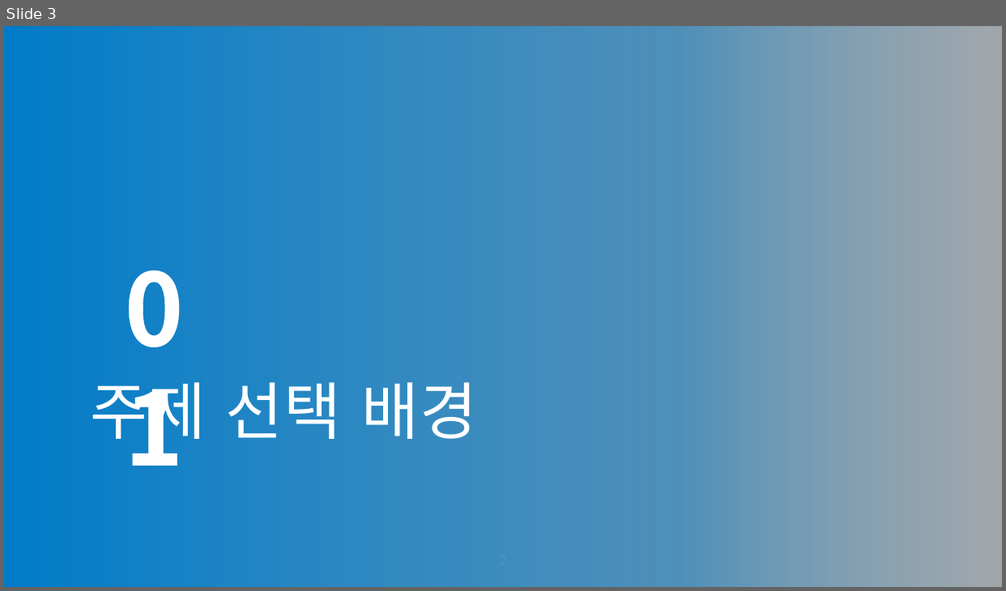
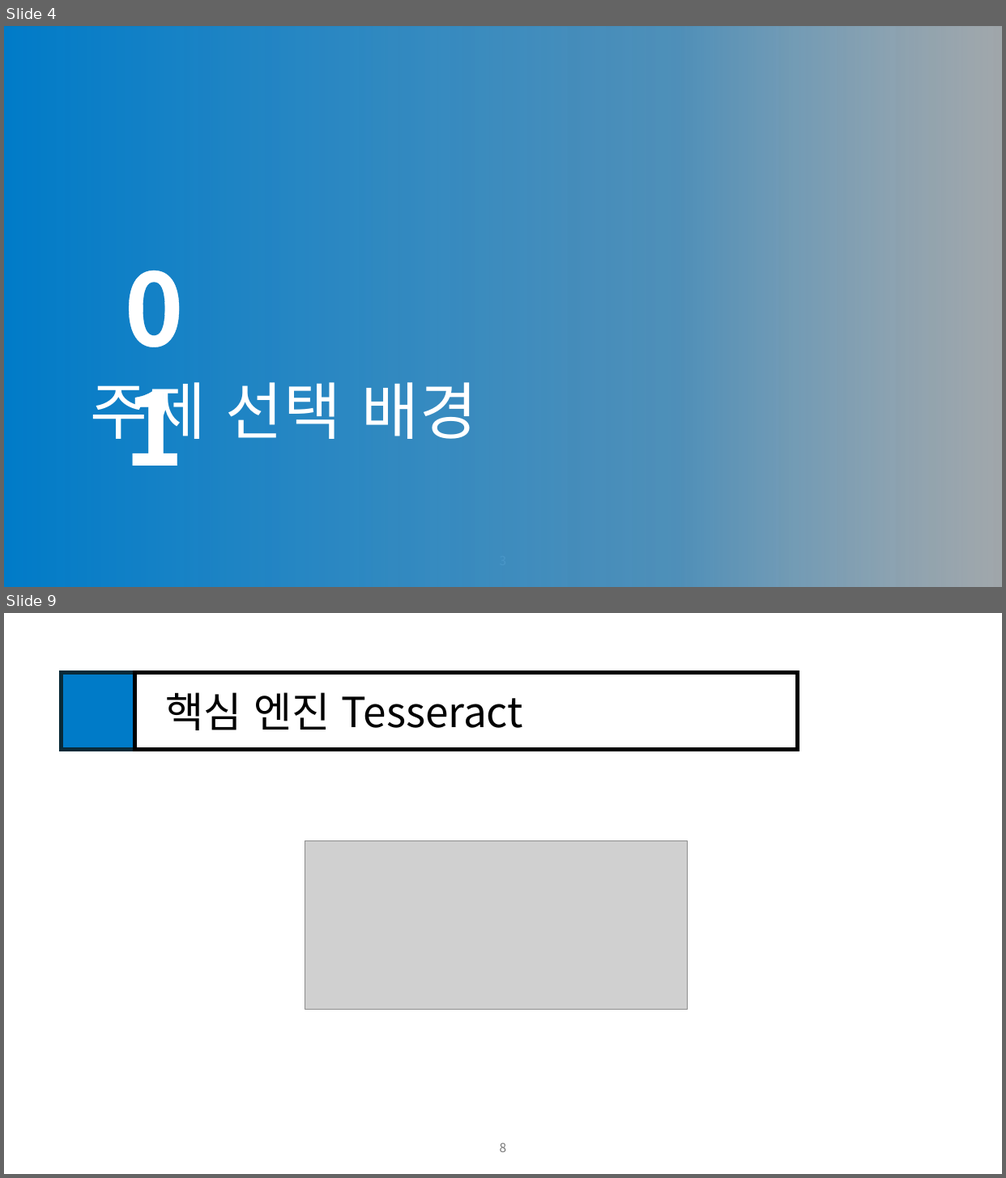
Before and after one commit to naisksh32/2nd_TechSeminar, a slide deck: PPT/진짜 준비자료.pptx. Shown one above the other, each under a label of ours: slide 3 before the commit, slides 4 and 9 after it; the slides between them are not shown. The pictures are 1006x591 and 1006x1178 pixels, drawn with LibreOffice and Linux fonts; fonts in the diff are those of the drawing; grey boxes stand for pictures; background and template pictures are left out; a plain dark background stands for a picture behind light text. Boxes give left, top, right and bottom in pixels: in the first picture for what was removed or moved away, otherwise in the second. Text is boxed around its words. In the diff, an @@ line names an element or a change of style, - is before the commit and + after.

```diff
--- a/PPT/진짜 준비자료.pptx
+++ b/PPT/진짜 준비자료.pptx
@@ slide 9 added at (4,613,1002,1174), background #FFFFFF @@
@@ rectangle added at (61,673,134,749), fill #007BC8, outline #092A39 4 pt @@
@@ rectangle added at (134,673,798,749), fill #FFFFFF, outline #000000 4 pt, 40 pt, text #000000 @@
+핵심 엔진 Tesseract
@@ picture added at (305,841,688,1010) @@
@@ page number added at (500,1143,507,1152), 12 pt, text #797979 @@
+8
@@ what was slide 3 is now slide 4 @@
```
Also in this commit, not shown: 2 slides changed, 24 other slides added, 4 slides removed, 45 other files.
